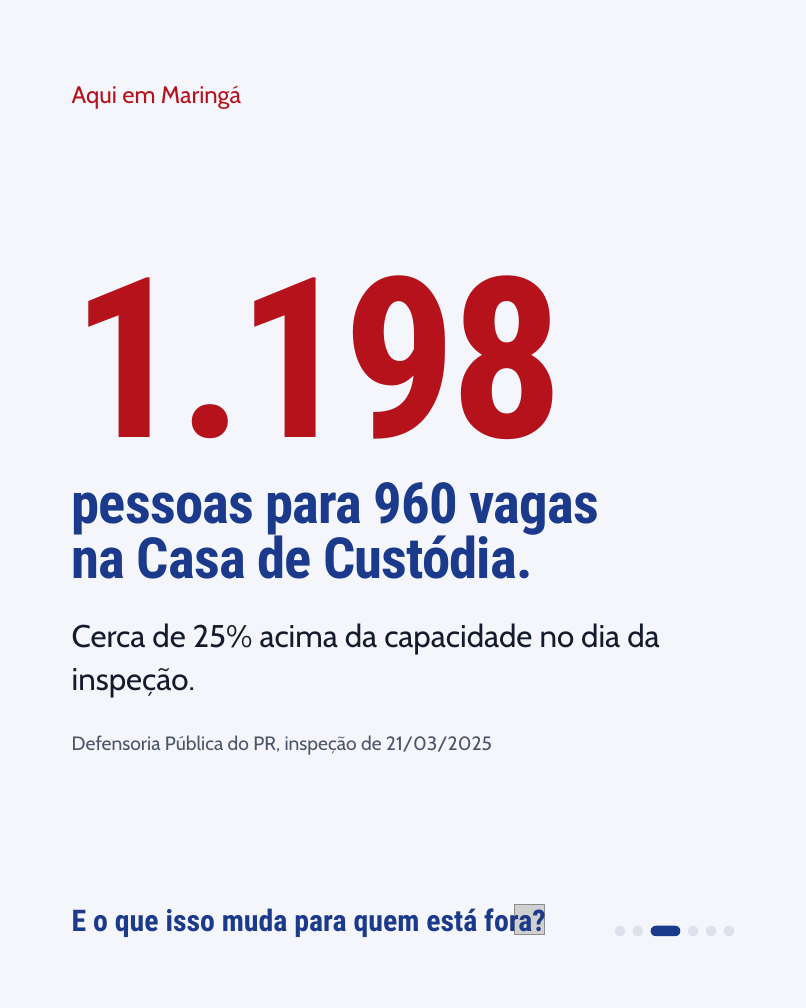
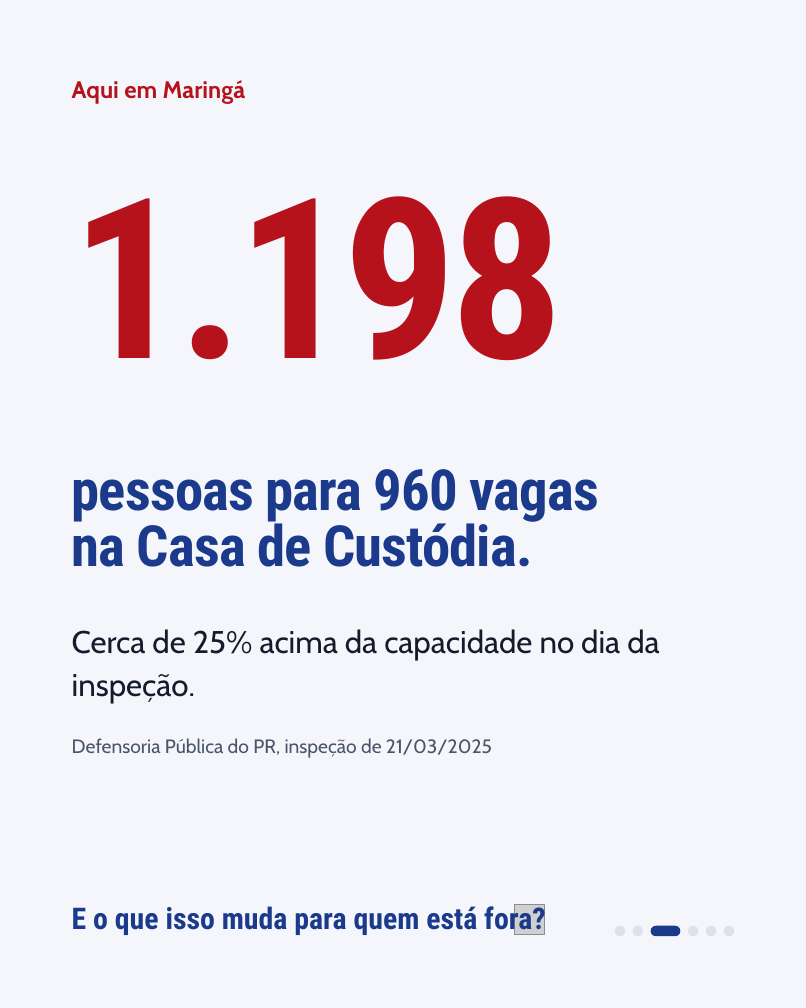
Before and after one commit to GabrielMedici/Efeito-Rebote, a slide deck: slide 3 of entregas/posts/site/kit/editavel/efeito-rebote-qua-14-10.pptx. Drawn at 806x1008 pixels with LibreOffice and Linux fonts; fonts in the diff are those of the drawing; grey boxes stand for pictures. Boxes give left, top, right and bottom in pixels: in the first picture for what was removed or moved away, otherwise in the second. Text is boxed around its words. In the diff, an @@ line names an element or a change of style, - is before the commit and + after.

```diff
--- a/entregas/posts/site/kit/editavel/efeito-rebote-qua-14-10.pptx
+++ b/entregas/posts/site/kit/editavel/efeito-rebote-qua-14-10.pptx
@@ text "Aqui em Maringá" at [72, 80, 246, 104]: bold on @@
@@ text "1.198" rewrapped from [72, 275, 564, 488] to [72, 196, 564, 361] @@
@@ text "pessoas para 960 vagas na ...": place and size @@
-text "pessoas para 960 vagas na ..." at [72, 482, 599, 579]
+text "pessoas para 960 vagas na ..." at [72, 469, 599, 567]
@@ text "Cerca de 25% acima da ...": place and size @@
-text "Cerca de 25% acima da ..." at [72, 623, 659, 698]
+text "Cerca de 25% acima da ..." at [72, 629, 659, 703]
```
Also in this commit, not shown: 5 other slides changed, 18 other files.
